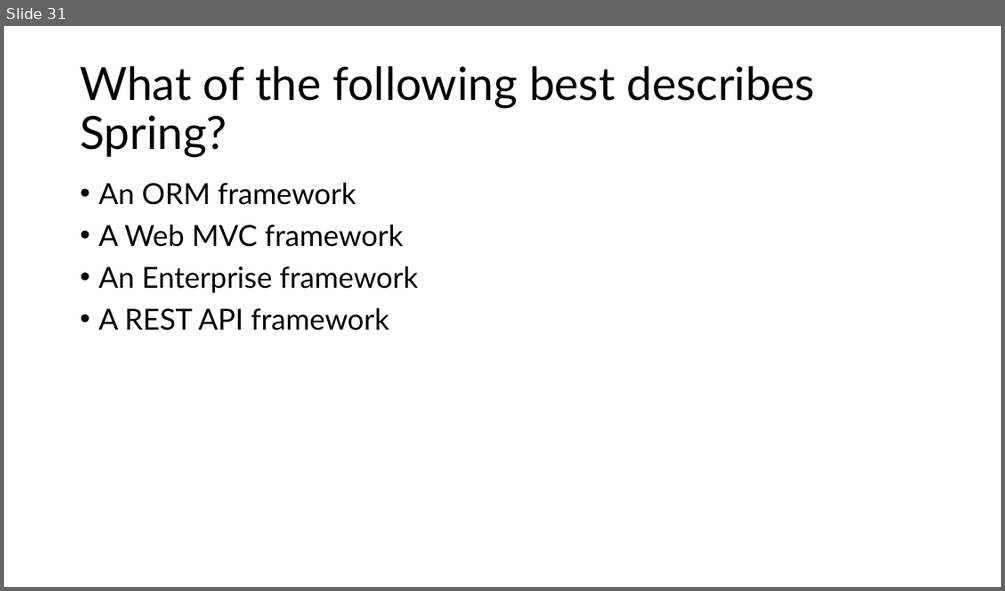
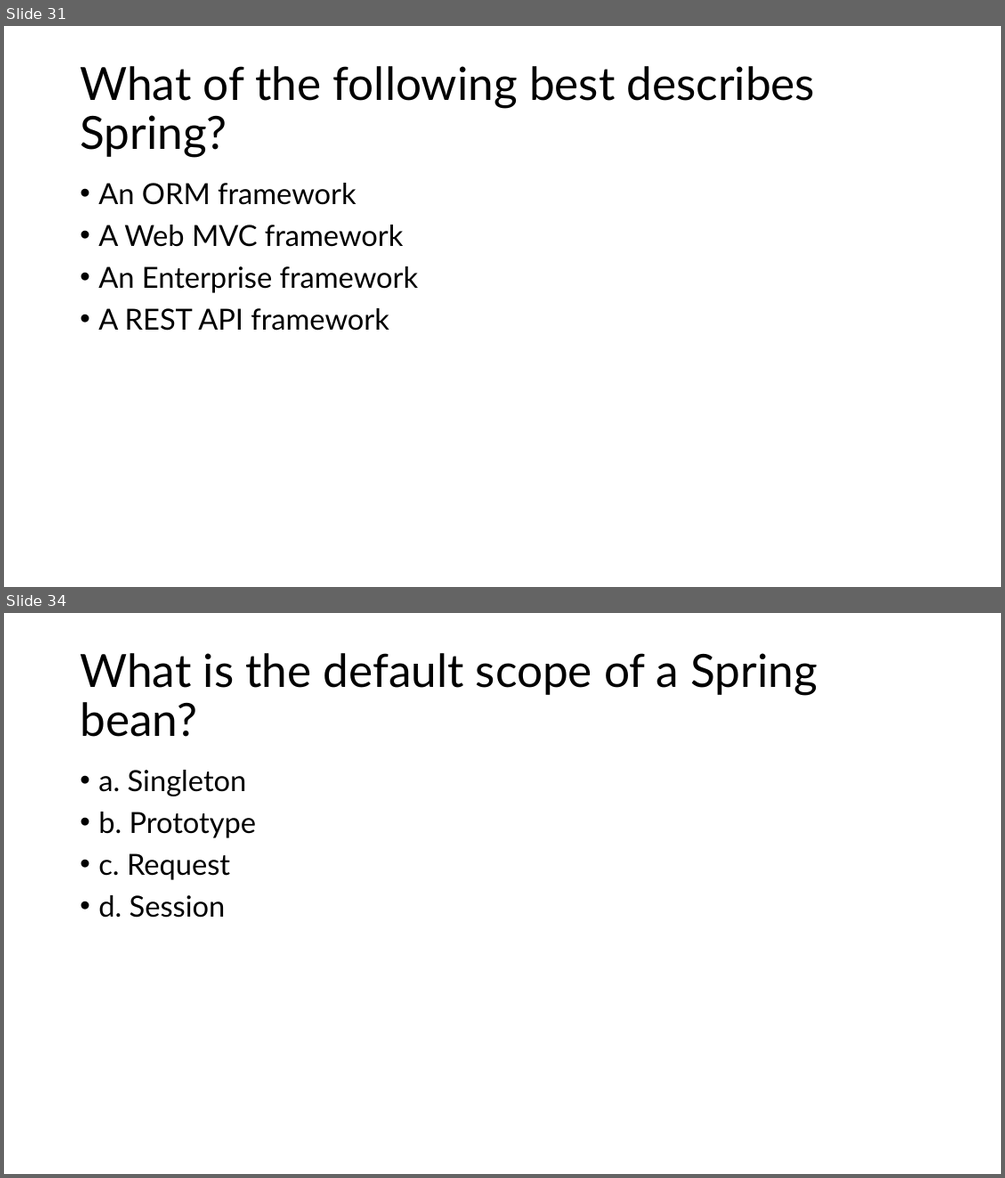
Before and after one commit to aniljos/FS-May-2024, a slide deck: Presentation/MCQ's.pptx. Shown one above the other, each under a label of ours: slide 31 before the commit, slides 31 and 34 after it; the slides between them are not shown. The pictures are 1005x591 and 1005x1178 pixels, drawn with LibreOffice and Linux fonts; fonts in the diff are those of the drawing. Boxes give left, top, right and bottom in pixels: in the first picture for what was removed or moved away, otherwise in the second. Text is boxed around its words. In the diff, an @@ line names an element or a change of style, - is before the commit and + after.

```diff
--- a/Presentation/MCQ's.pptx
+++ b/Presentation/MCQ's.pptx
@@ slide 34 added at <box>4,613,1001,1174</box>, background #FFFFFF @@
@@ title added at <box>80,653,817,737</box>, 44 pt, text #000000 @@
+What is the default scope of a Spring bean?
@@ text added at <box>98,770,257,917</box>, 28 pt, text #000000 @@
+• a. Singleton
+• b. Prototype
+• c. Request
+• d. Session
```
Also in this commit, not shown: 12 other slides added, 1 other file.
